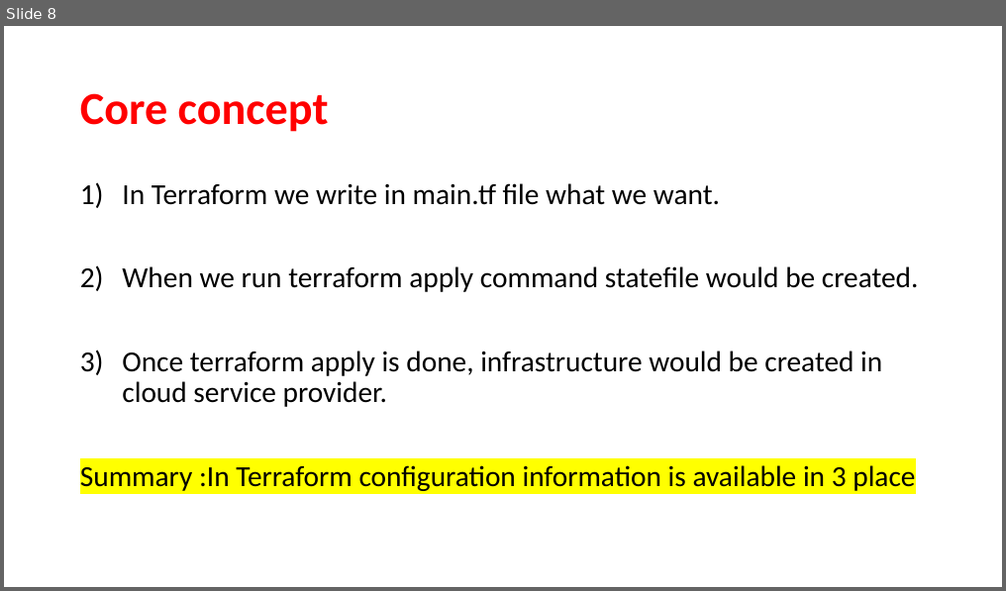
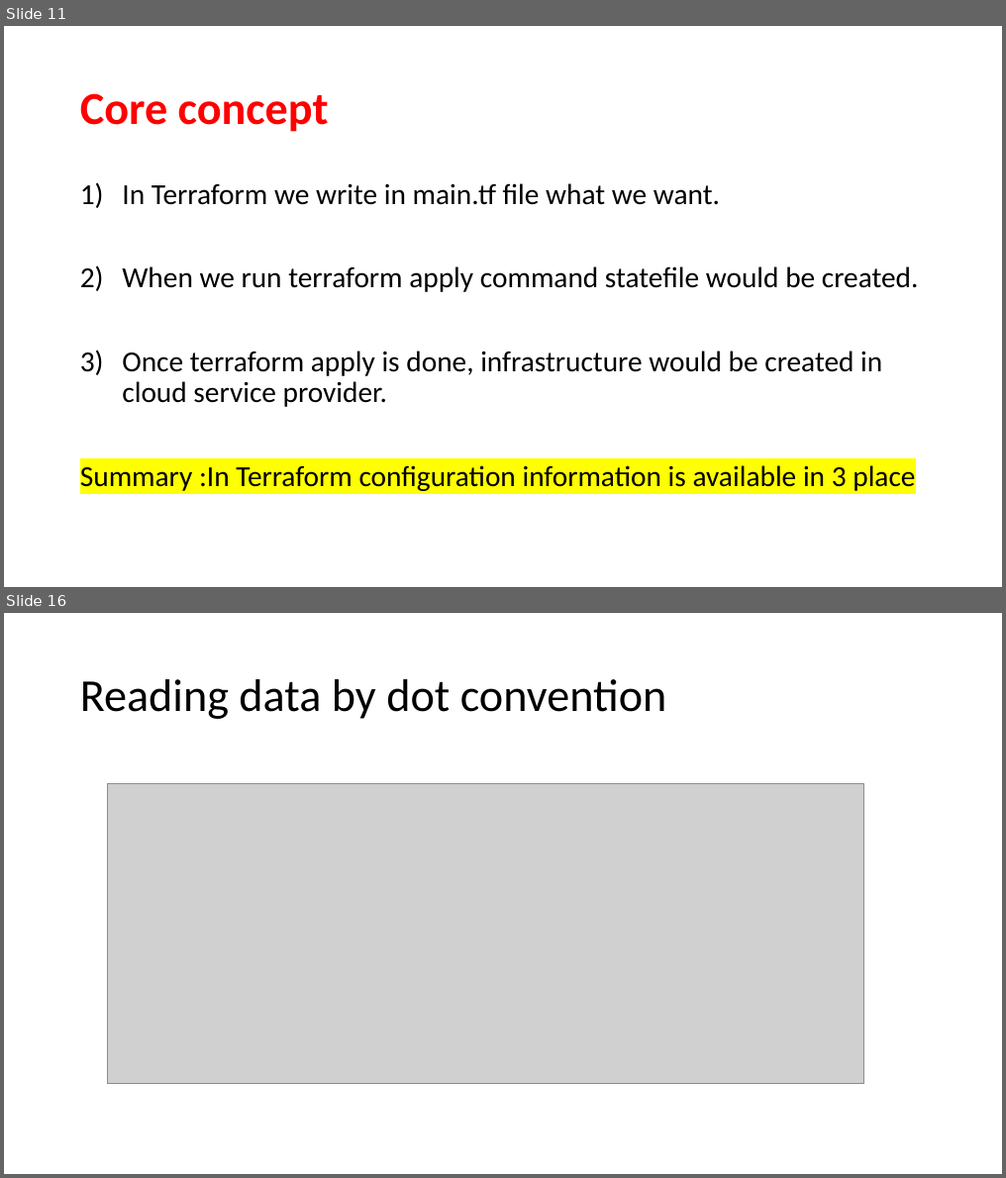
Before and after one commit to JanbaskDevops/Batch1, a slide deck: MyLearnings/Terraform Packer and Golden Image/PPT for Class/Class5- Terraform architecture.pptx. Shown one above the other, each under a label of ours: slide 8 before the commit, slides 11 and 16 after it; the slides between them are not shown. The pictures are 1006x591 and 1006x1178 pixels, drawn with LibreOffice and Linux fonts; fonts in the diff are those of the drawing; grey boxes stand for pictures. Boxes give left, top, right and bottom in pixels: in the first picture for what was removed or moved away, otherwise in the second. Text is boxed around its words. In the diff, an @@ line names an element or a change of style, - is before the commit and + after.

```diff
--- a/MyLearnings/Terraform Packer and Golden Image/PPT for Class/Class5- Terraform architecture.pptx
+++ b/MyLearnings/Terraform Packer and Golden Image/PPT for Class/Class5- Terraform architecture.pptx
@@ slide 16 added at [4, 613, 1002, 1174], background #FFFFFF @@
@@ title added at [80, 679, 667, 719], 44 pt, text #000000 @@
+Reading data by dot convention
@@ picture added at [107, 783, 864, 1084] @@
@@ what was slide 8 is now slide 11 @@
```
Also in this commit, not shown: 6 slides changed, 7 other slides added, 1 slide removed, 20 other files.
